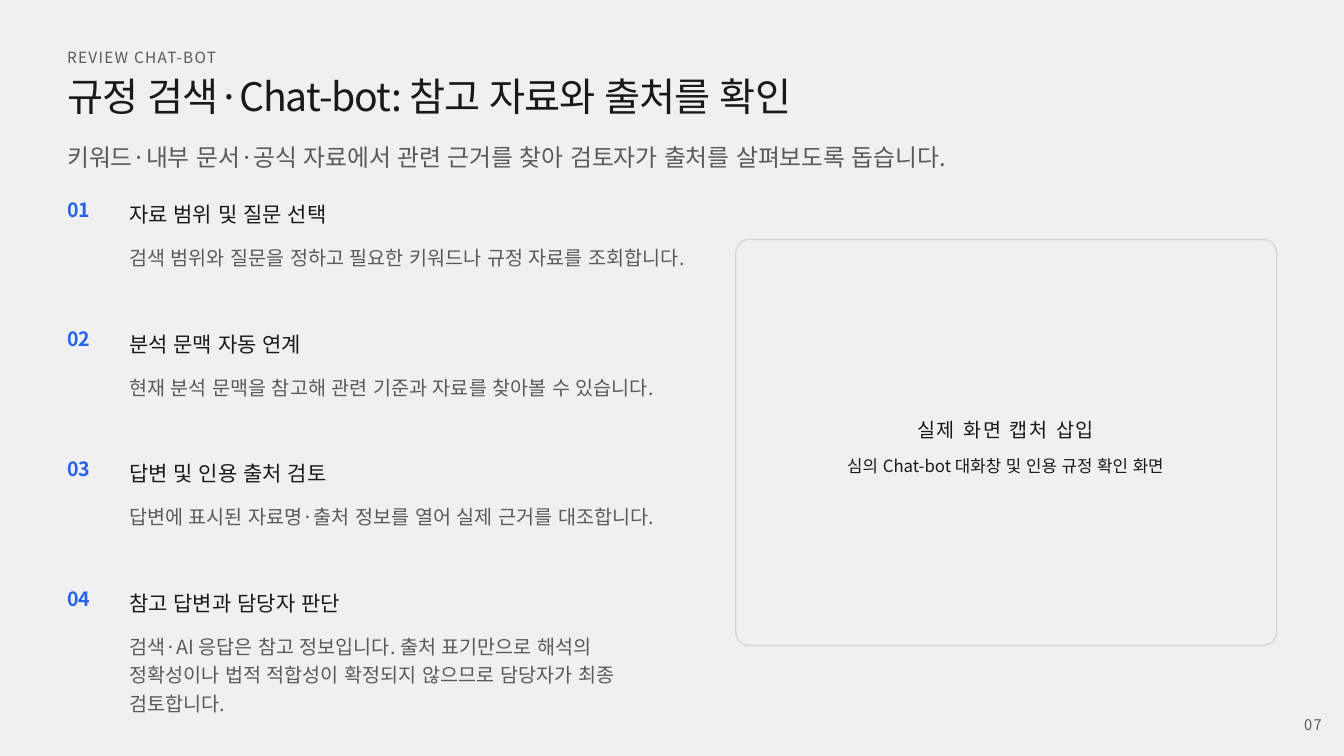
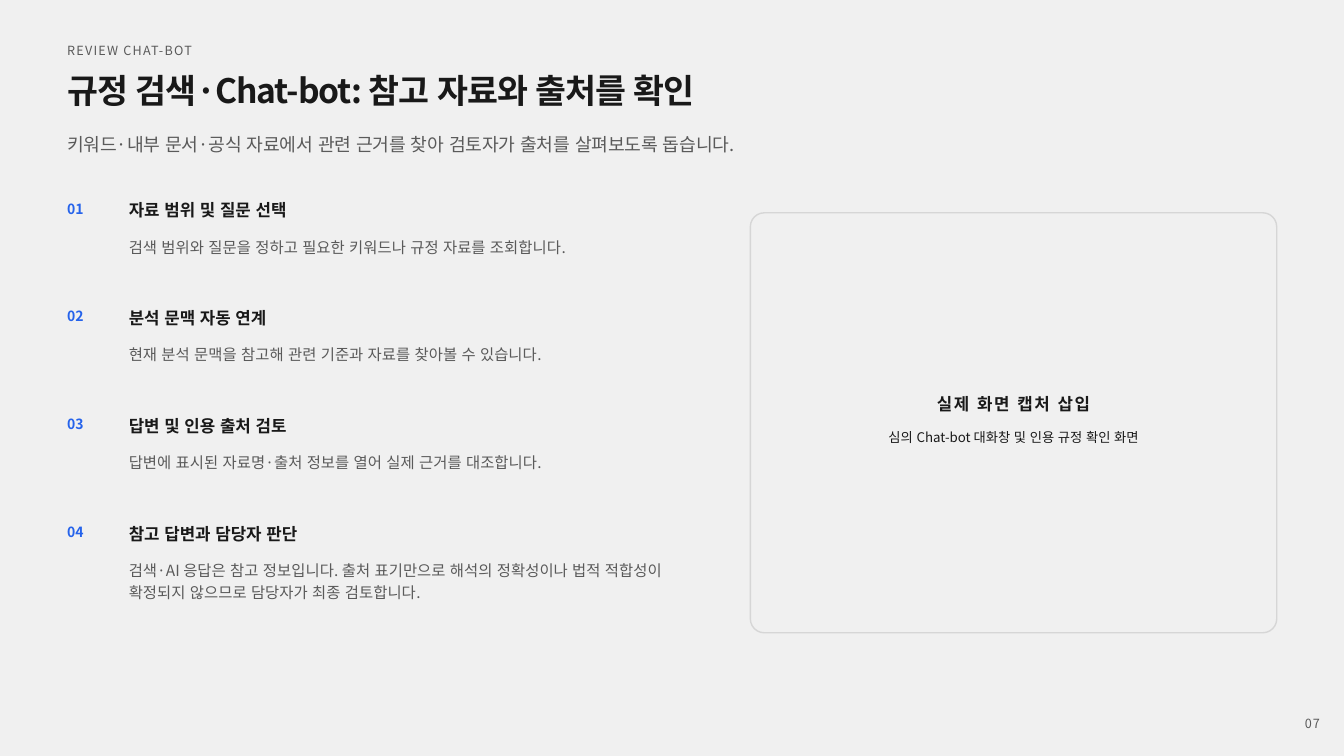
Before and after one commit to rlawlsgura-stack/keyword-risk-analyzer, a slide deck: slide 7 of docs/portfolio/keyword-risk-analyzer-blue-template-style.pptx. Drawn at 1344x756 pixels with LibreOffice and Linux fonts; fonts in the diff are those of the drawing; background and template pictures are left out. Boxes give left, top, right and bottom in pixels: in the first picture for what was removed or moved away, otherwise in the second. Text is boxed around its words. In the diff, an @@ line names an element or a change of style, - is before the commit and + after.

Commit message:
docs: standardize portfolio deck typography and layout

```diff
--- a/docs/portfolio/keyword-risk-analyzer-blue-template-style.pptx
+++ b/docs/portfolio/keyword-risk-analyzer-blue-template-style.pptx
@@ text "REVIEW CHAT-BOT" at (67,45,191,55): size 11 to 9 pt @@
@@ text "규정 검색·Chat-bot: 참고 자료와 출처를 ..." at (67,74,695,106): size 28 to 24 pt, bold on @@
@@ text "키워드·내부 문서·공식 자료에서 관련 근거를 ...": place and size @@
-text "키워드·내부 문서·공식 자료에서 관련 근거를 ..." at (67,146,946,168)
+text "키워드·내부 문서·공식 자료에서 관련 근거를 ..." at (67,136,734,153)
@@ text "키워드·내부 문서·공식 자료에서 관련 근거를 ..." at (67,136,734,153): size 17 to 13 pt @@
@@ text "검색 범위와 질문을 정하고 필요한 ...": place and size @@
-text "검색 범위와 질문을 정하고 필요한 ..." at (129,248,685,267)
+text "검색 범위와 질문을 정하고 필요한 ..." at (129,240,566,254)
@@ rounded rectangle: place and size @@
-rounded rectangle at (736,240,1277,646)
+rounded rectangle at (750,213,1276,633)
@@ text "02": place and size @@
-text "02" at (67,331,90,347)
+text "02" at (67,310,83,321)
@@ text "분석 문맥 자동 연계": place and size @@
-text "분석 문맥 자동 연계" at (129,334,302,354)
+text "분석 문맥 자동 연계" at (129,310,266,326)
@@ text "현재 분석 문맥을 참고해 관련 ...": place and size @@
-text "현재 분석 문맥을 참고해 관련 ..." at (129,378,654,397)
+text "현재 분석 문맥을 참고해 관련 ..." at (129,347,542,361)
@@ text "실제 화면 캡처 삽입": place and size @@
-text "실제 화면 캡처 삽입" at (917,420,1094,439)
+text "실제 화면 캡처 삽입" at (937,396,1090,412)
@@ text "실제 화면 캡처 삽입" at (937,396,1090,412): size 14 to 12 pt, bold on; alignment left to centre @@
@@ text "03": place and size @@
-text "03" at (67,461,90,477)
+text "03" at (67,418,83,429)
@@ text "답변 및 인용 출처 검토": place and size @@
-text "답변 및 인용 출처 검토" at (129,463,327,483)
+text "답변 및 인용 출처 검토" at (129,418,287,434)
@@ text "심의 Chat-bot 대화창 및 인용 ...": place and size @@
-text "심의 Chat-bot 대화창 및 인용 ..." at (847,458,1164,474)
+text "심의 Chat-bot 대화창 및 인용 ..." at (888,431,1138,443)
@@ text "심의 Chat-bot 대화창 및 인용 ..." at (888,431,1138,443): size 12 to 9.5 pt; alignment left to centre @@
@@ text "답변에 표시된 자료명·출처 정보를 열어 ...": place and size @@
-text "답변에 표시된 자료명·출처 정보를 열어 ..." at (129,507,654,526)
+text "답변에 표시된 자료명·출처 정보를 열어 ..." at (129,455,542,469)
@@ size 14 to 10 pt in 4 elements at (67,203,83,214), (67,310,83,321), (67,418,83,429), (67,526,83,537) @@
@@ text "04": place and size @@
-text "04" at (67,591,90,607)
+text "04" at (67,526,83,537)
@@ size 15 to 12 pt, bold on in 4 elements at (129,202,287,218), (129,310,266,326), (129,418,287,434), (129,526,297,542) @@
@@ text "참고 답변과 담당자 판단": place and size @@
-text "참고 답변과 담당자 판단" at (129,593,340,613)
+text "참고 답변과 담당자 판단" at (129,526,297,542)
@@ size 14 to 11 pt in 4 elements at (129,240,566,254), (129,347,542,361), (129,455,542,469), (129,563,662,599) @@
@@ text "검색·AI 응답은 참고 정보입니다. 출처 ...": place and size @@
-text "검색·AI 응답은 참고 정보입니다. 출처 ..." at (129,637,614,684)
+text "검색·AI 응답은 참고 정보입니다. 출처 ..." at (129,563,662,599)
@@ text "07" at (1305,718,1320,728): size 10.5 to 9 pt @@
```
Also in this commit, not shown: 9 other slides changed, 1 other file.
